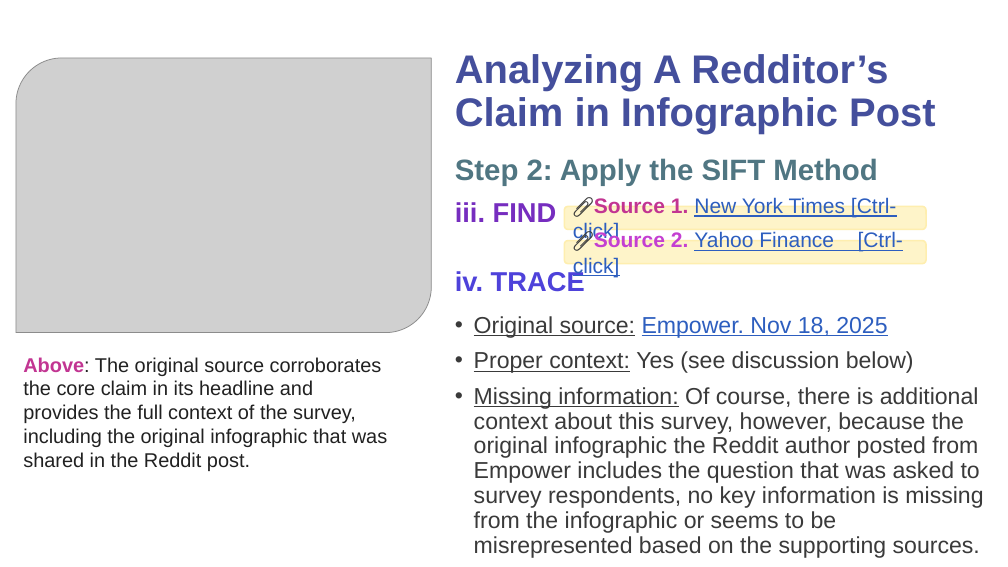
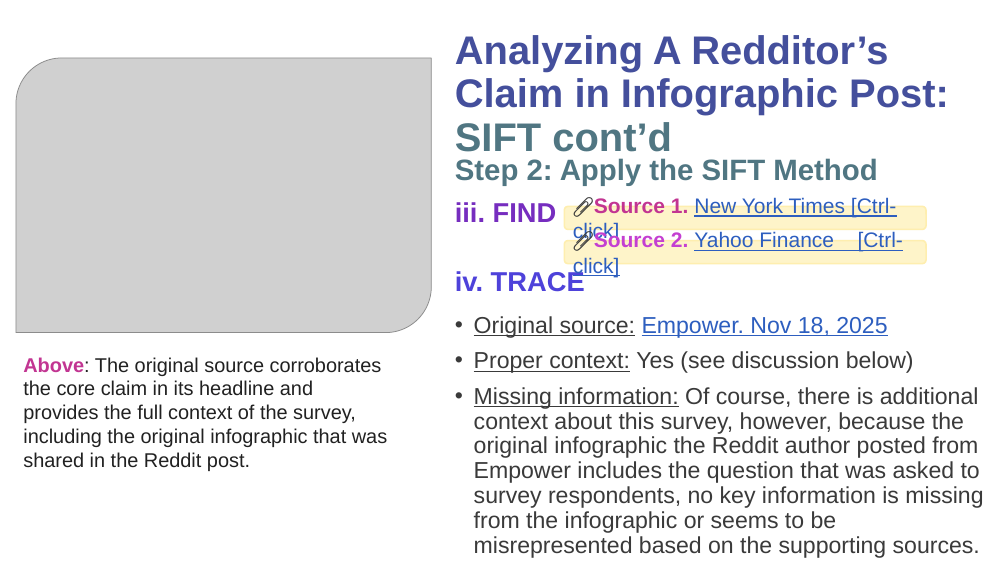
Before and after one commit to CSCI-1100/class_resources_public, a slide deck: slide 6 of downloads/digital_citizenship_audit_example.pptx. Drawn at 1008x567 pixels with LibreOffice and Linux fonts; fonts in the diff are those of the drawing; grey boxes stand for pictures. Boxes give left, top, right and bottom in pixels: in the first picture for what was removed or moved away, otherwise in the second. Text is boxed around its words. In the diff, an @@ line names an element or a change of style, - is before the commit and + after.

```diff
--- a/downloads/digital_citizenship_audit_example.pptx
+++ b/downloads/digital_citizenship_audit_example.pptx
@@ title at (455, 35, 949, 159): text changed @@
-Analyzing A Redditor’s Claim in Infographic Post
+Analyzing A Redditor’s Claim in Infographic Post: SIFT cont’d
```
Also in this commit, not shown: 12 other slides changed, 1 slide added, 2 other files.
